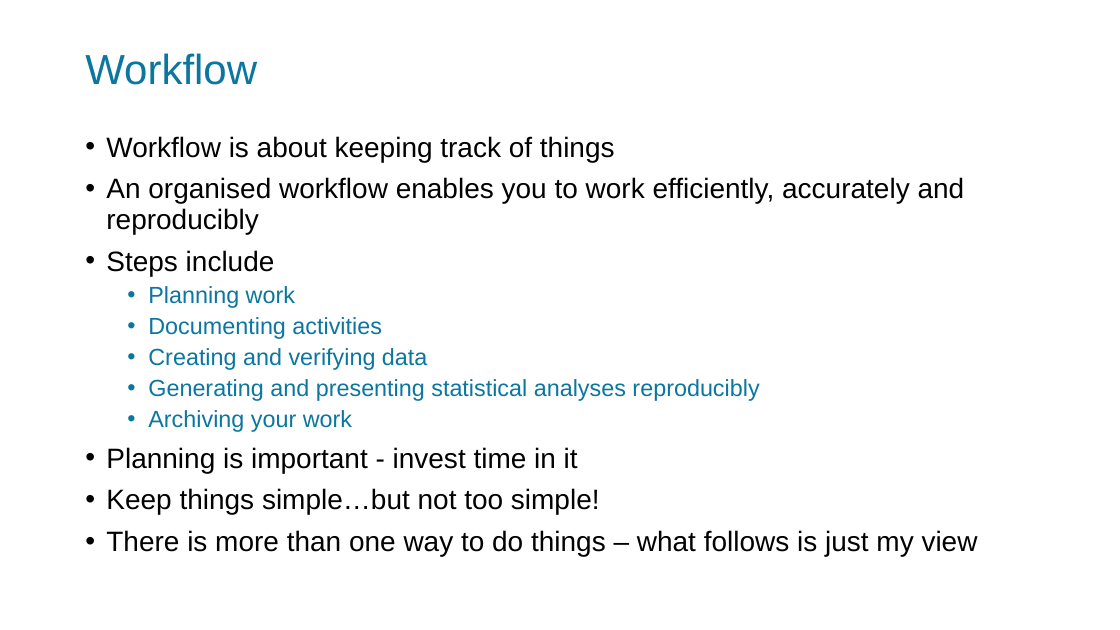
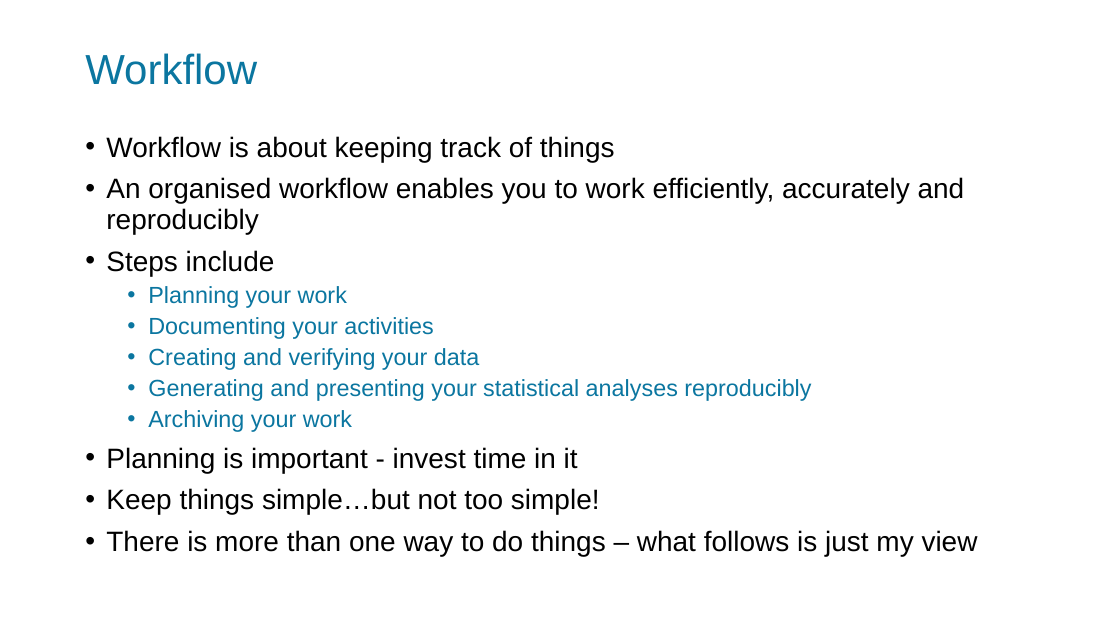
Before and after one commit to adh30/HDRUK_2024, a slide deck: slide 5 of Reproducible_workflows_in_Stata_1.pptx. Drawn at 1120x630 pixels with LibreOffice and Linux fonts; fonts in the diff are those of the drawing. Boxes give left, top, right and bottom in pixels: in the first picture for what was removed or moved away, otherwise in the second. Text is boxed around its words. In the diff, an @@ line names an element or a change of style, - is before the commit and + after.

```diff
--- a/Reproducible_workflows_in_Stata_1.pptx
+++ b/Reproducible_workflows_in_Stata_1.pptx
@@ text at bbox=[148, 286, 811, 401]: text changed @@
-  • Planning work
-  • Documenting activities
-  • Creating and verifying data
-  • Generating and presenting statistical analyses reproducibly
+  • Planning your work
+  • Documenting your activities
+  • Creating and verifying your data
+  • Generating and presenting your statistical analyses reproducibly
```
Also in this commit, not shown: 3 other slides changed, 1 slide removed.
